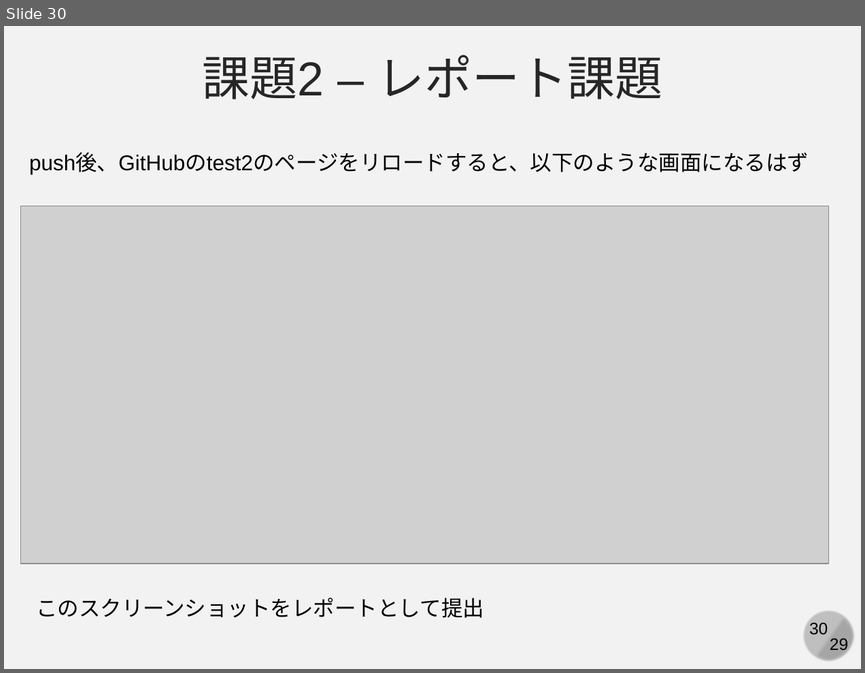
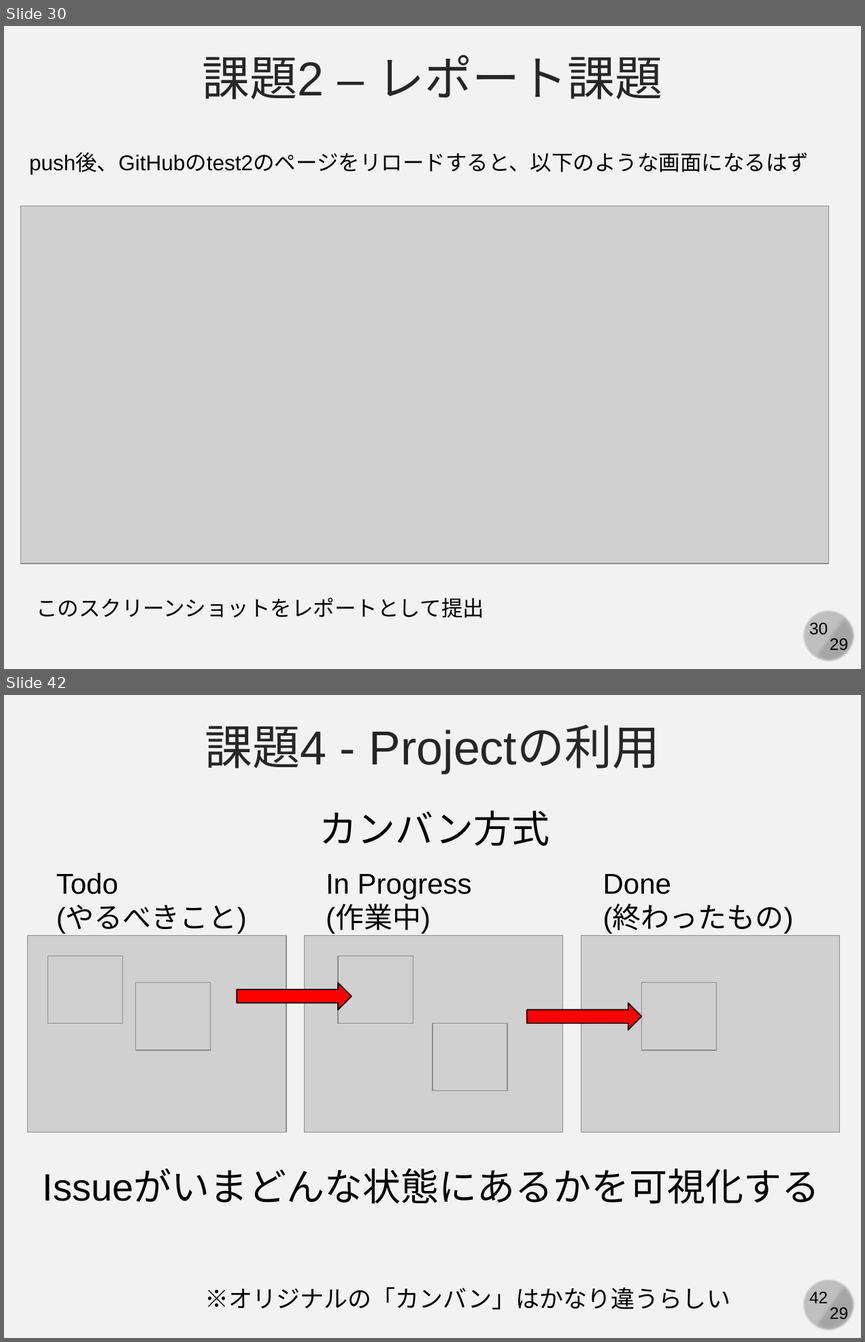
Before and after one commit to kaityo256/github, a slide deck: practice_github/fig/github_ex03.pptx. Shown one above the other, each under a label of ours: slide 30 before the commit, slides 30 and 42 after it; the slides between them are not shown. The pictures are 865x673 and 865x1342 pixels, drawn with LibreOffice and Linux fonts; fonts in the diff are those of the drawing; grey boxes stand for pictures. Boxes give left, top, right and bottom in pixels: in the first picture for what was removed or moved away, otherwise in the second. Text is boxed around its words. In the diff, an @@ line names an element or a change of style, - is before the commit and + after.

```diff
--- a/practice_github/fig/github_ex03.pptx
+++ b/practice_github/fig/github_ex03.pptx
@@ slide 42 added at box(4, 695, 861, 1338), background #F2F2F2; not listed: 4 template elements that a slide beside it also shows @@
@@ text added at box(205, 726, 660, 773), 40 pt, text #262626 @@
+課題4 - Projectの利用
@@ text added at box(320, 810, 550, 846), 32 pt, text #000000 @@
+カンバン方式
@@ text added at box(56, 872, 247, 934), 24 pt, text #000000 @@
+Todo
+(やるべきこと)
@@ text added at box(326, 874, 472, 934), 24 pt, text #000000 @@
+In Progress
+(作業中)
@@ text added at box(603, 874, 793, 934), 24 pt, text #000000 @@
+Done
+(終わったもの)
@@ picture added at box(28, 936, 287, 1132) @@
@@ picture added at box(304, 936, 563, 1132) @@
@@ picture added at box(581, 936, 839, 1132) @@
@@ picture added at box(48, 955, 122, 1023) @@
@@ picture added at box(338, 955, 413, 1023) @@
@@ picture added at box(136, 983, 211, 1051) @@
@@ right arrow added at box(237, 983, 352, 1009), fill #FF0000, outline #000000 1 pt @@
@@ picture added at box(641, 983, 716, 1051) @@
@@ right arrow added at box(527, 1002, 641, 1029), fill #FF0000, outline #000000 1 pt @@
@@ picture added at box(432, 1023, 507, 1091) @@
@@ text added at box(43, 1170, 819, 1204), 32 pt, text #000000 @@
+Issueがいまどんな状態にあるかを可視化する
@@ text added at box(205, 1287, 730, 1309), 20 pt, text #000000 @@
+※オリジナルの「カンバン」はかなり違うらしい
```
Also in this commit, not shown: 12 other slides added.
